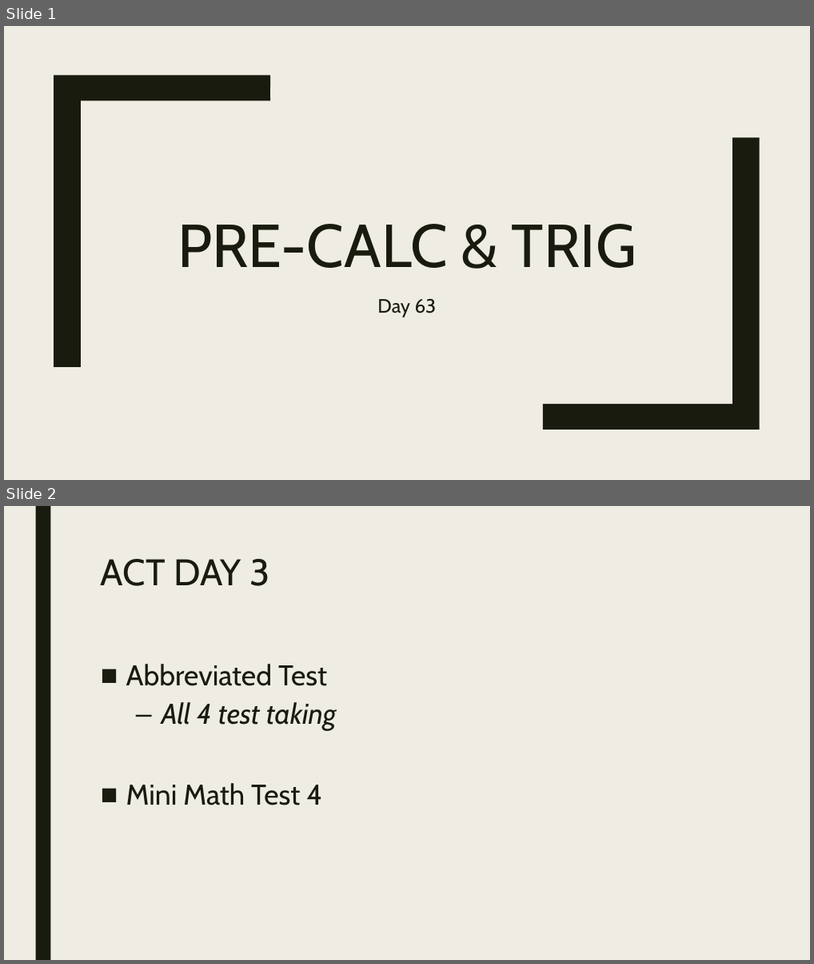
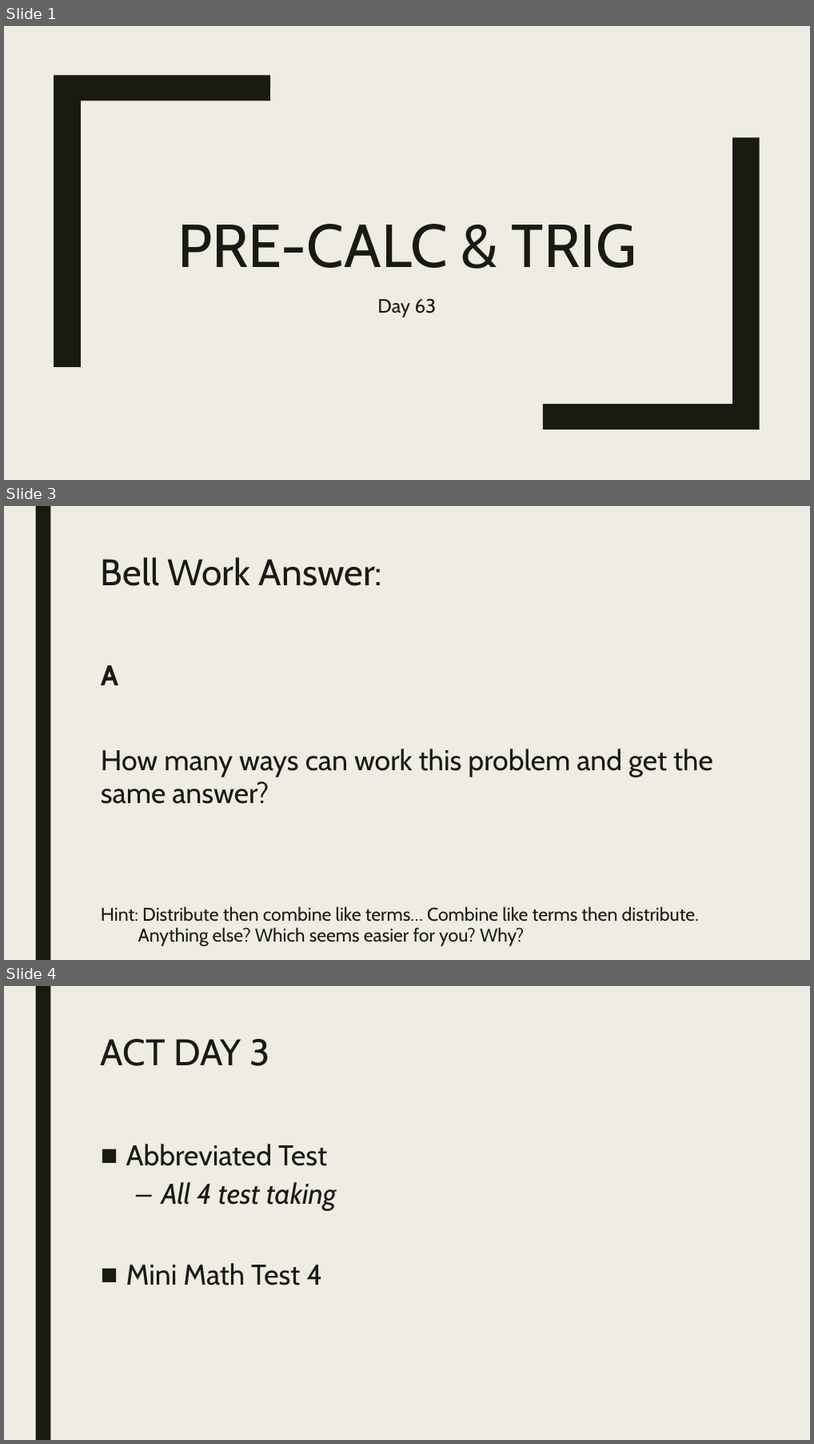
Before and after one commit to codecuddy/pre_calc, a slide deck: _PowerPoints/2nd Semester/Unit 9 ACT/PreCalc_Day_063 ACT Abbreviated Test.pptx. Shown one above the other, each under a label of ours: slides 1 and 2 before the commit, slides 1, 3 and 4 after it; the slides between them are not shown. The pictures are 814x964 and 814x1444 pixels, drawn with LibreOffice and Linux fonts; fonts in the diff are those of the drawing. Boxes give left, top, right and bottom in pixels: in the first picture for what was removed or moved away, otherwise in the second. Text is boxed around its words. In the diff, an @@ line names an element or a change of style, - is before the commit and + after.

```diff
--- a/_PowerPoints/2nd Semester/Unit 9 ACT/PreCalc_Day_063 ACT Abbreviated Test.pptx
+++ b/_PowerPoints/2nd Semester/Unit 9 ACT/PreCalc_Day_063 ACT Abbreviated Test.pptx
@@ slide 3 added at box(4, 506, 810, 960), background #EFEDE3; not listed: 1 template element that a slide beside it also shows @@
@@ title added at box(101, 557, 383, 586), 44 pt, text #191B0E @@
+Bell Work Answer:
@@ text added at box(101, 665, 714, 946), 22 pt, text #191B0E @@
+A
+How many ways can work this problem and get the same answer?
+Hint: Distribute then combine like terms… Combine like terms then distribute.
+Anything else? Which seems easier for you? Why?
@@ what was slide 2 is now slide 4 @@
```
Also in this commit, not shown: 4 slides changed, 1 other slide added, 1 other file.
